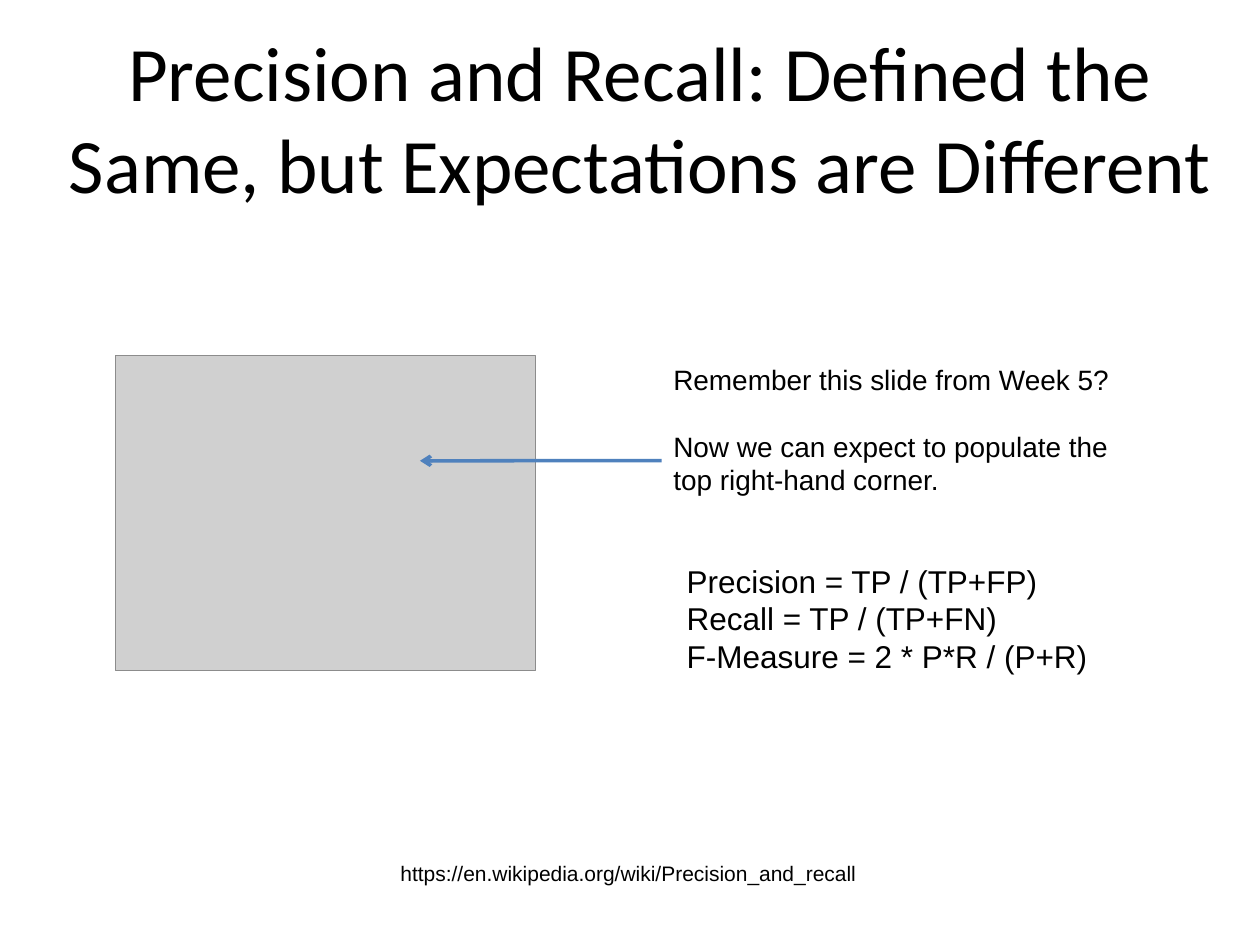
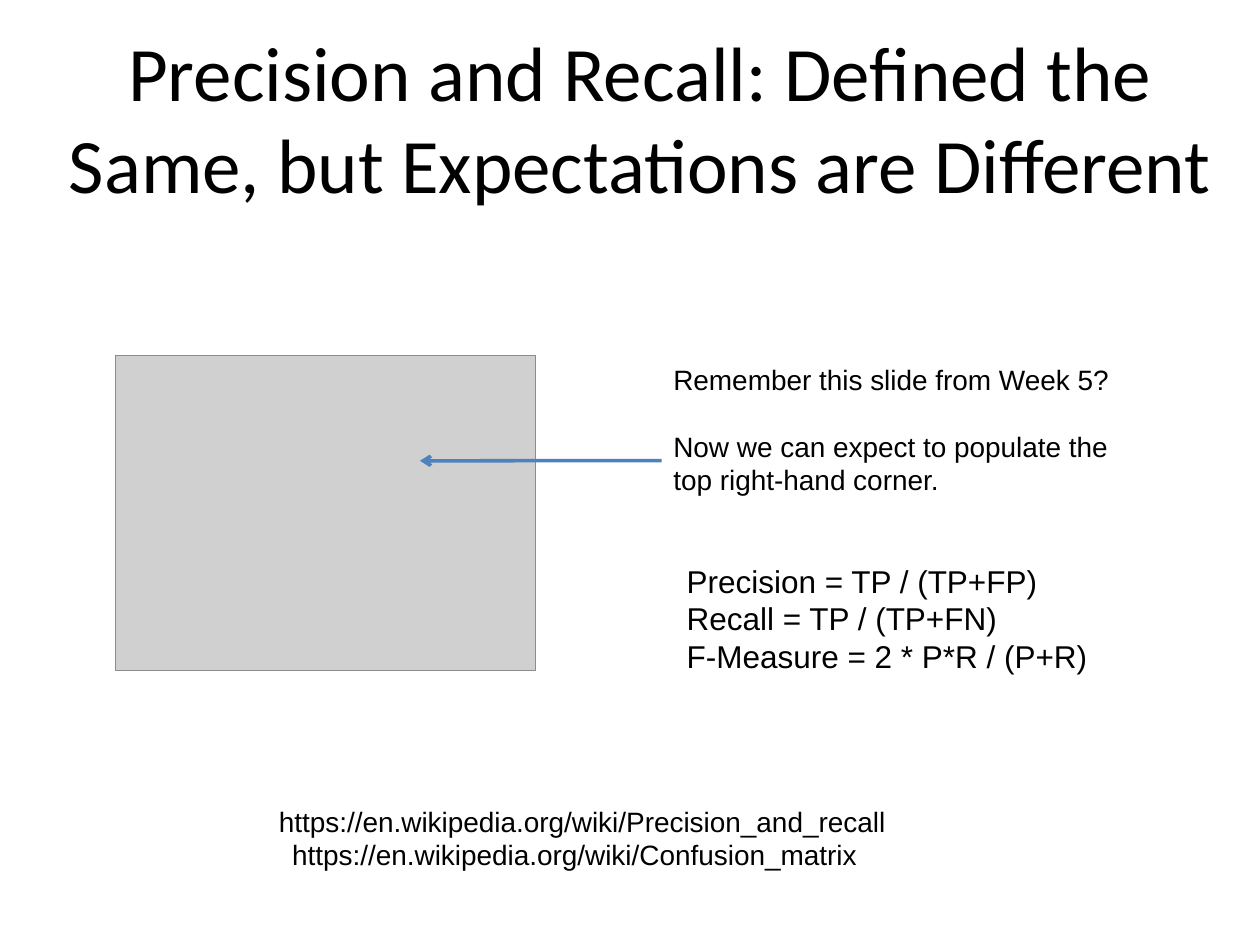
Before and after one commit to phonedude/cs532-s17, a slide deck: slide 28 of slides/week-14-document-filtering.ppt. Drawn at 1260x945 pixels with LibreOffice and Linux fonts; fonts in the diff are those of the drawing; grey boxes stand for pictures. Boxes give left, top, right and bottom in pixels: in the first picture for what was removed or moved away, otherwise in the second. Text is boxed around its words. In the diff, an @@ line names an element or a change of style, - is before the commit and + after.

Commit message:
update W14 slides

```diff
--- a/slides/week-14-document-filtering.ppt
+++ b/slides/week-14-document-filtering.ppt
@@ text "https://en.wikipedia.org/wiki/Precision_and_recall": place and size @@
-text "https://en.wikipedia.org/wiki/Precision_and_recall" at bbox=[400, 865, 855, 886]
+text "https://en.wikipedia.org/wiki/Precision_and_recall" at bbox=[279, 811, 885, 871]
@@ text at bbox=[279, 811, 885, 837]: size 12 to 16 pt in "https://en.wikipedia.org/wiki/Precision_and_recall"; alignment left to centre @@
@@ text at bbox=[292, 844, 856, 871]: paragraph added @@
+https://en.wikipedia.org/wiki/Confusion_matrix
```
Also in this commit, not shown: 1 other slide changed.
